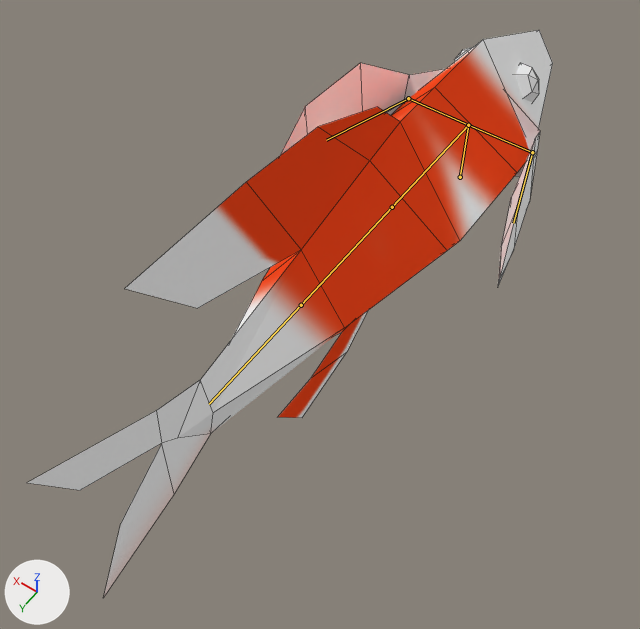
The Blender file game/goldfishV3.3.blend, before and after one commit.
The view is the same before and after, from a camera (50 mm lens) standing at (-4.01, 8.23, 8.24) and looking at (-0.06, 2.7, -0.44). The lights are fixed; the arrows at lower left show +X, +Y and +Z. Both versions are drawn at frame 45 of the action 'Swim'; the numbers are the values there. The bones that bend it are drawn over the model as lines. Mesh edges are drawn as thin lines.

The first picture shows 'goldfish'.
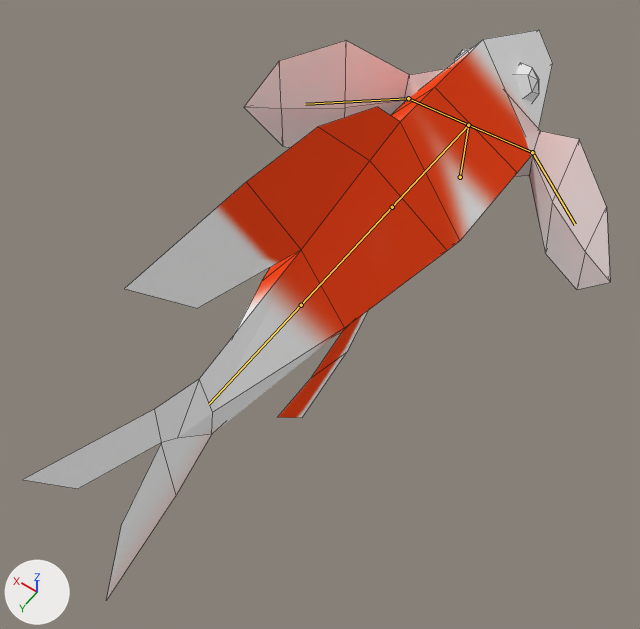
What differs and where, as boxes [x1, y1, x2, y2] in the pictures (640 x 629 px):
'goldfish', posed (12% wider): before [28, 30, 553, 596]; after [23, 30, 610, 599]
bone 'left.002', root to tip: before (408, 98) to (326, 140); after (408, 98) to (305, 104)
bone 'right.002', root to tip: before (532, 152) to (513, 223); after (532, 152) to (575, 224)

The change in detail:
Bone 'left.002' (bone_left_002) turns from (0, 0, 73) to (0, 0, 40) degrees about its own x, y and z.
Bone 'right.002' (bone_right_002) turns from (0, 0, -73) to (0, 0, -40) degrees about its own x, y and z.
